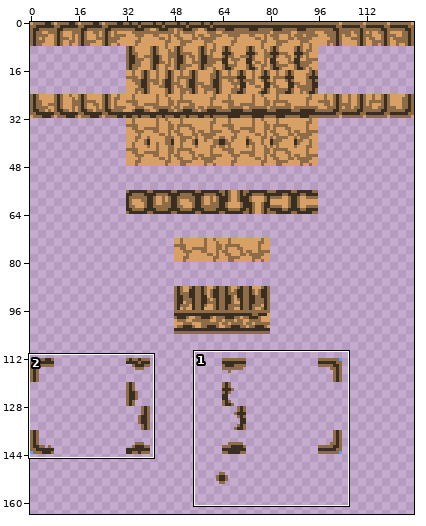
Sprite sheet: MasterProjects/Assets/Sprites/flooring.png. Above: a wide view before the commit, with the close-up outlined.
Close-up. Old version:
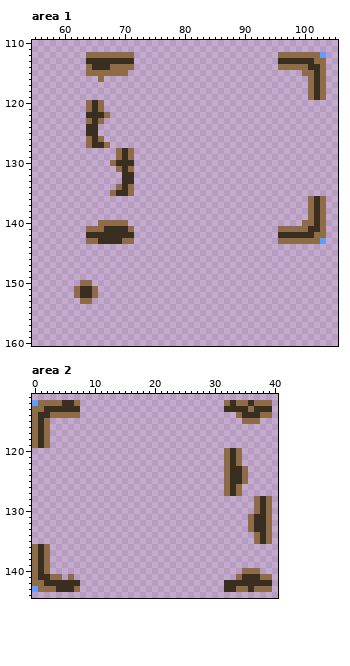
The file is 128x256 pixels. Shown: area 1: x 55..105, y 110..160; area 2: x 0..40, y 111..144. The wide view leaves out empty margins.
New version:
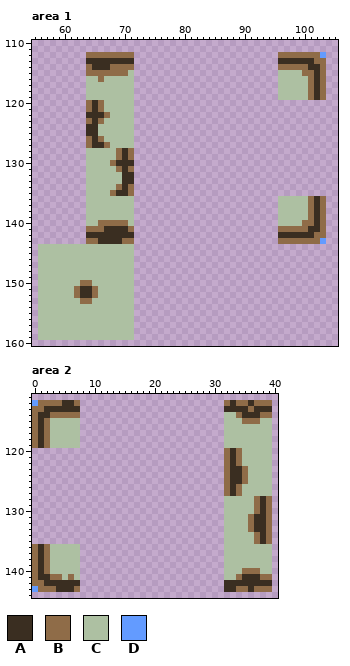
Palette (. is transparent): A #3a2e21  B #8f6c48  C #adc0a2  D #639bff
The exact change:
Changed rows in their new state; - is an unchanged pixel.
Area 1:
first column x 64:
115 -------C------------------------CCCC-
116 CC-CCCCC------------------------CCCCC
117 CCCCCCCC------------------------CCCCC
118 CCCCCCCC------------------------CCCCC
119 CCCCCCCC------------------------CCCCC
120 ---CCCCC-----------------------------
121 ---CCCCC-----------------------------
122 ----CCCC-----------------------------
123 ---CCCCC-----------------------------
124 --CCCCCC-----------------------------
125 --CCCCCC-----------------------------
126 ---CCCCC-----------------------------
127 ----CCCC-----------------------------
128 CCCCC--------------------------------
129 CCCCC--------------------------------
130 CCCC---------------------------------
131 CCCCC--------------------------------
132 CCCCCC-------------------------------
133 CCCCCC-------------------------------
134 CCCCC--------------------------------
135 CCCC---------------------------------
136 CCCCCCCC------------------------CCCCC
137 CCCCCCCC------------------------CCCCC
138 CCCCCCCC------------------------CCCCC
139 CCCCCCCC------------------------CCCCC
140 CC-----C------------------------CCCC-
first column x 56:
144 CCCCCCCCCCCCCCCC
145 CCCCCCCCCCCCCCCC
146 CCCCCCCCCCCCCCCC
147 CCCCCCCCCCCCCCCC
148 CCCCCCCCCCCCCCCC
149 CCCCCCCCCCCCCCCC
150 CCCCCCC--CCCCCCC
151 CCCCCC----CCCCCC
152 CCCCCC----CCCCCC
153 CCCCCCC--CCCCCCC
154 CCCCCCCCCCCCCCCC
155 CCCCCCCCCCCCCCCC
156 CCCCCCCCCCCCCCCC
157 CCCCCCCCCCCCCCCC
158 CCCCCCCCCCCCCCCC
159 CCCCCCCCCCCCCCCC
Area 2:
first column x 3:
114 -----------------------------CC------
115 CCCCC------------------------CCC---CC
116 CCCCC------------------------CCCCCCCC
117 CCCCC------------------------CCCCCCCC
118 CCCCC------------------------CCCCCCCC
119 CCCCC------------------------CCCCCCCC
120 --------------------------------CCCCC
121 --------------------------------CCCCC
122 --------------------------------CCCCC
123 ---------------------------------CCCC
124 ---------------------------------CCCC
125 ---------------------------------CCCC
126 --------------------------------CCCCC
127 --------------------------------CCCCC
128 -----------------------------CCCCC---
129 -----------------------------CCCCC---
130 -----------------------------CCCCC---
131 -----------------------------CCCC----
132 -----------------------------CCCC----
133 -----------------------------CCCC----
134 -----------------------------CCCCC---
135 -----------------------------CCCCC---
136 CCCCC------------------------CCCCCCCC
137 CCCCC------------------------CCCCCCCC
138 CCCCC------------------------CCCCCCCC
139 CCCCC------------------------CCCCCCCC
140 CCCCC------------------------CCC---CC
141 --C-C------------------------CC------
Changed places in both close-ups, as pixel boxes (x1, y1, x2, y2):
added: (38, 70, 134, 340)
added: (278, 70, 308, 100)
added: (278, 196, 308, 226)
added: (224, 412, 272, 580)
added: (50, 418, 80, 448)
added: (50, 544, 80, 580)
